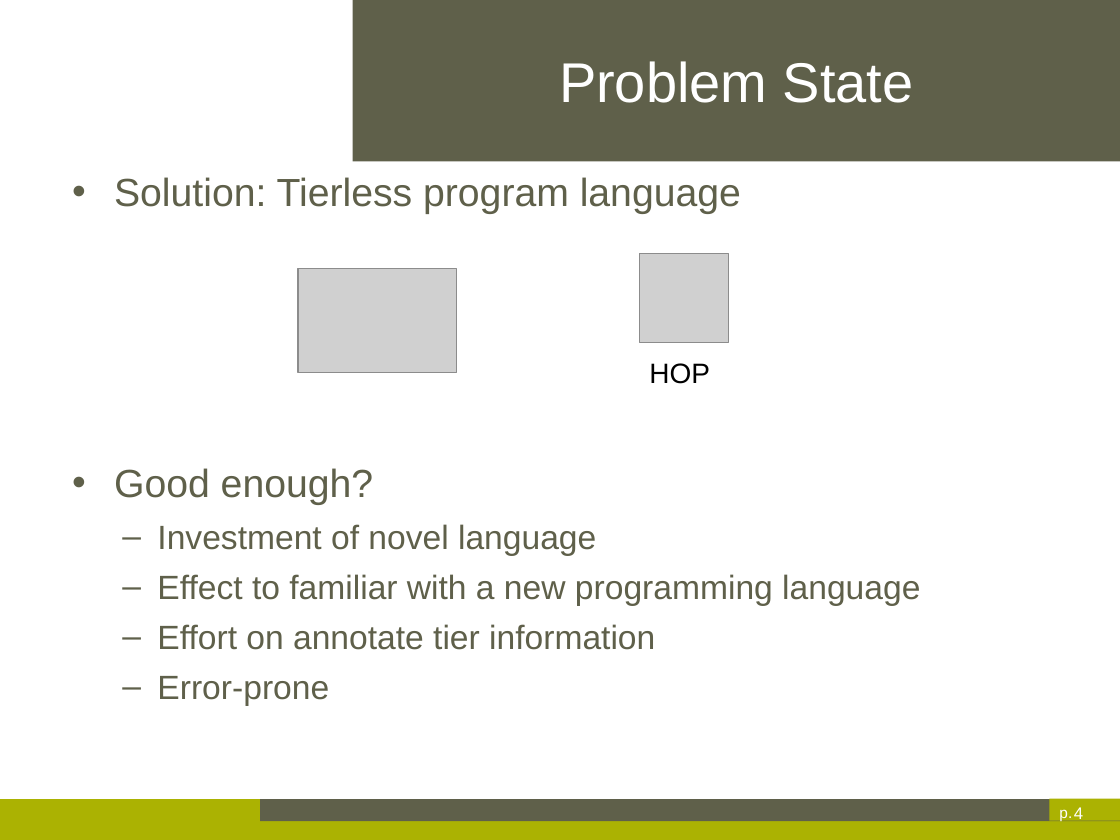
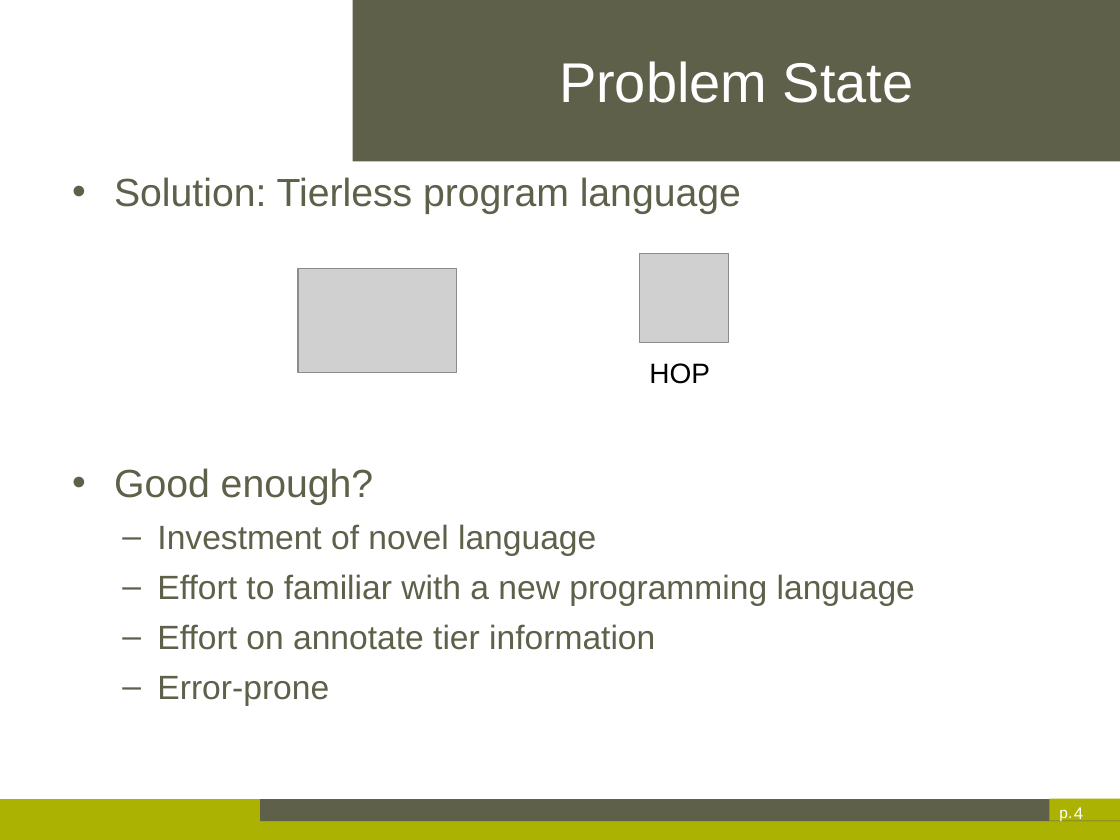
Before and after one commit to axrbao/Thesis-dessertation, a slide deck: slide 4 of Xinran AI-Thesis Presentation.pptx. Drawn at 1120x840 pixels with LibreOffice and Linux fonts; fonts in the diff are those of the drawing; grey boxes stand for pictures; background and template pictures are left out. Boxes give left, top, right and bottom in pixels: in the first picture for what was removed or moved away, otherwise in the second. Text is boxed around its words. In the diff, an @@ line names an element or a change of style, - is before the commit and + after.

```diff
--- a/Xinran AI-Thesis Presentation.pptx
+++ b/Xinran AI-Thesis Presentation.pptx
@@ text at (157,574,915,606): text changed @@
-  – Effect to familiar with a new programming language
+  – Effort to familiar with a new programming language
```
Also in this commit, not shown: 16 other slides changed, 5 slides removed.
